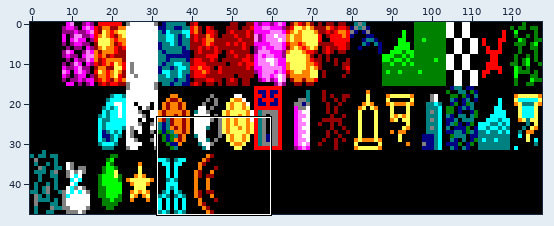
Sprite sheet, stored at gfx/work.png. Above: a wide view before the commit, with the close-up outlined.
Close-up. Earlier state:
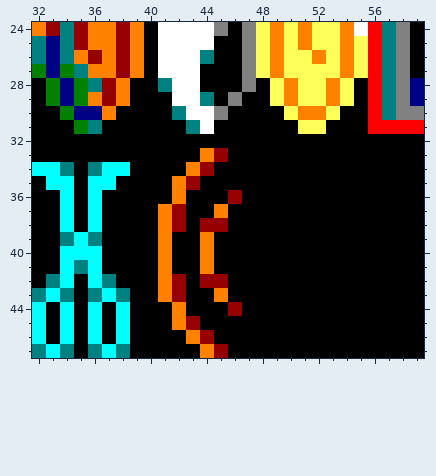
The file is 128x48 pixels. Shown: x 32..59, y 24..47.
After the commit:
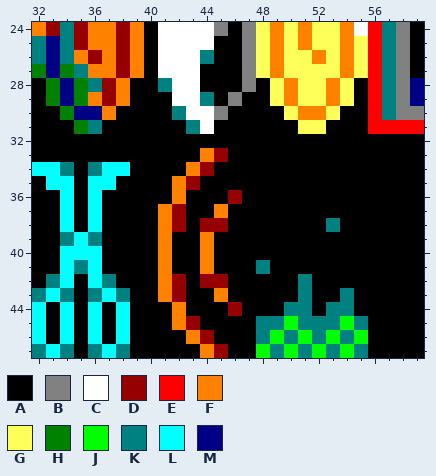
Palette (. is transparent): A #000000  B #818181  C #ffffff  D #960000  E #ff0000  F #ff8100  G #ffff5a  H #008100  J #00ff00  K #008181  L #00ffff  M #000084
Changes in this commit:
y 38: x 53 A -> K
y 41: x 48 A -> K
y 42: x 51 A -> K
y 43: x 51 A -> K; x 54 A -> K
y 44: x 50..51 AA -> KK; x 53..54 AA -> KK
y 45: x 48..55 AAAAAAAA -> KKJKKKJK
y 46: x 48..55 AAAAAAAA -> KJKJKJKJ
y 47: x 48..55 AAAAAAAA -> JKJKJKJK
